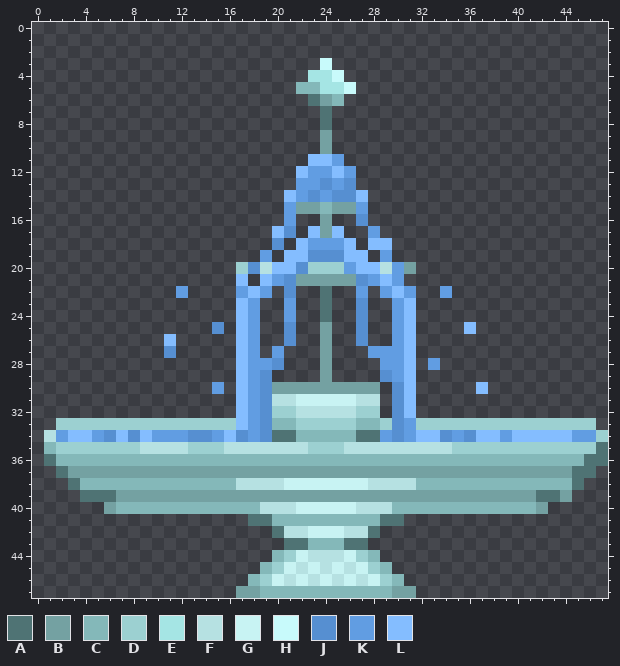
Pixel-art sprite, stored at Assets/Art/WordleRoom/fountain 1.png. The picture above is the old version.
The file is 48x48 pixels.
Palette (. is transparent): A #4f7374  B #74a1a2  C #84b8b9  D #9cd0d1  E #a5e5e4  F #b6e1e2  G #c8f3f3  H #c8fafb  J #568fd1  K #619de2  L #84bdff
Once edited:
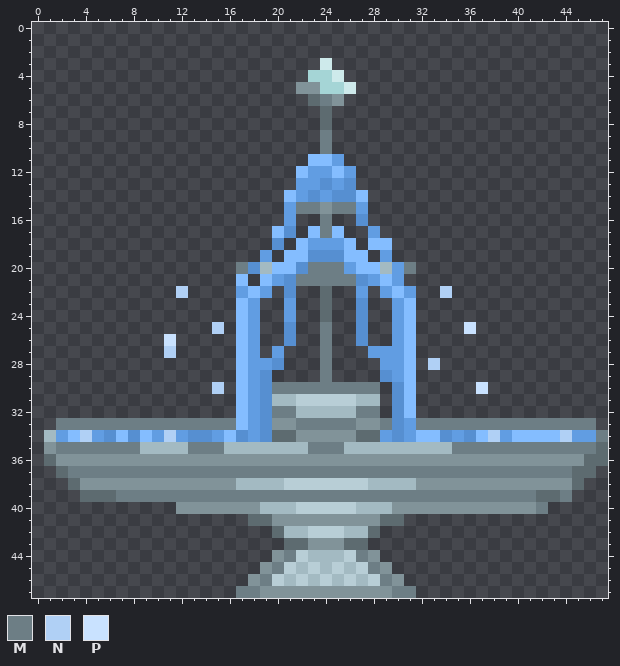
Colours new in this view: M #6d7e85  N #b0d0f5  P #c9e2ff
Change:
Colour A changes from #4f7374 to #5d6b70.
Colour C changes from #84b8b9 to #819399.
Colour E changes from #a5e5e4 to #a5d5d6.
Colour F changes from #b6e1e2 to #a3bac2.
Colour G changes from #c8f3f3 to #b8ced6.
Colour H changes from #c8fafb to #ceeaeb.
The edit turns colour B into colour M in row 6 at x 24; in rows 9 to 10 at x 24; in row 15 at x 22 to 23 and 25 to 26; in rows 16 to 17 at x 24; in row 20 at x 31; in row 21 at x 22 to 26.
The edit turns colour B into colour M in rows 25 to 29 at x 24; in row 30 at x 20 to 28; in row 37 at x 3 to 44; in row 39 at x 7 to 41 and 44; in row 40 at x 42; in row 47 at x 17 to 18 and 30 to 31.
The edit turns colour D into colour M in row 20 at x 17 and 23 to 25; in row 32 at x 20 to 21 and 27 to 28; in row 33 at x 2 to 16, 22 to 26, 29 and 32 to 46; in row 34 at x 47; in row 35 at x 2 to 8, 13 to 15, 23 to 25 and 35 to 46; in row 44 at x 21 and 27.
The edit turns colour D into colour M in row 45 at x 20 and 28; in row 46 at x 19 and 29.
The edit turns colour J into colour N in row 25 at x 15; in row 27 at x 11.
The edit turns colour K into colour N in row 22 at x 12 and 34; in row 28 at x 33; in row 30 at x 15; in row 34 at x 11.
The edit turns colour L into colour N in row 34 at x 4, 38 and 44.
The edit turns colour L into colour P in row 25 at x 36; in row 26 at x 11; in row 30 at x 37.
The author cleared colour B in row 40 at x 6.
The author cleared colour C in row 40 at x 7 to 11.
Boxes around the changes in both pictures, in picture pixels (x1, y1, x2, y2):
changed: (296, 58, 356, 154)
changed: (44, 202, 608, 598)
